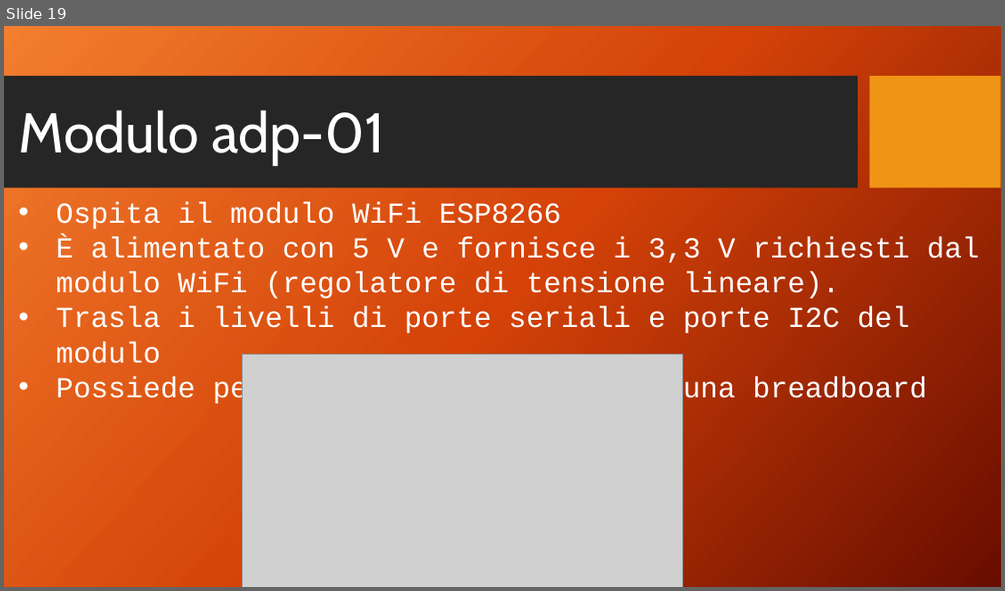
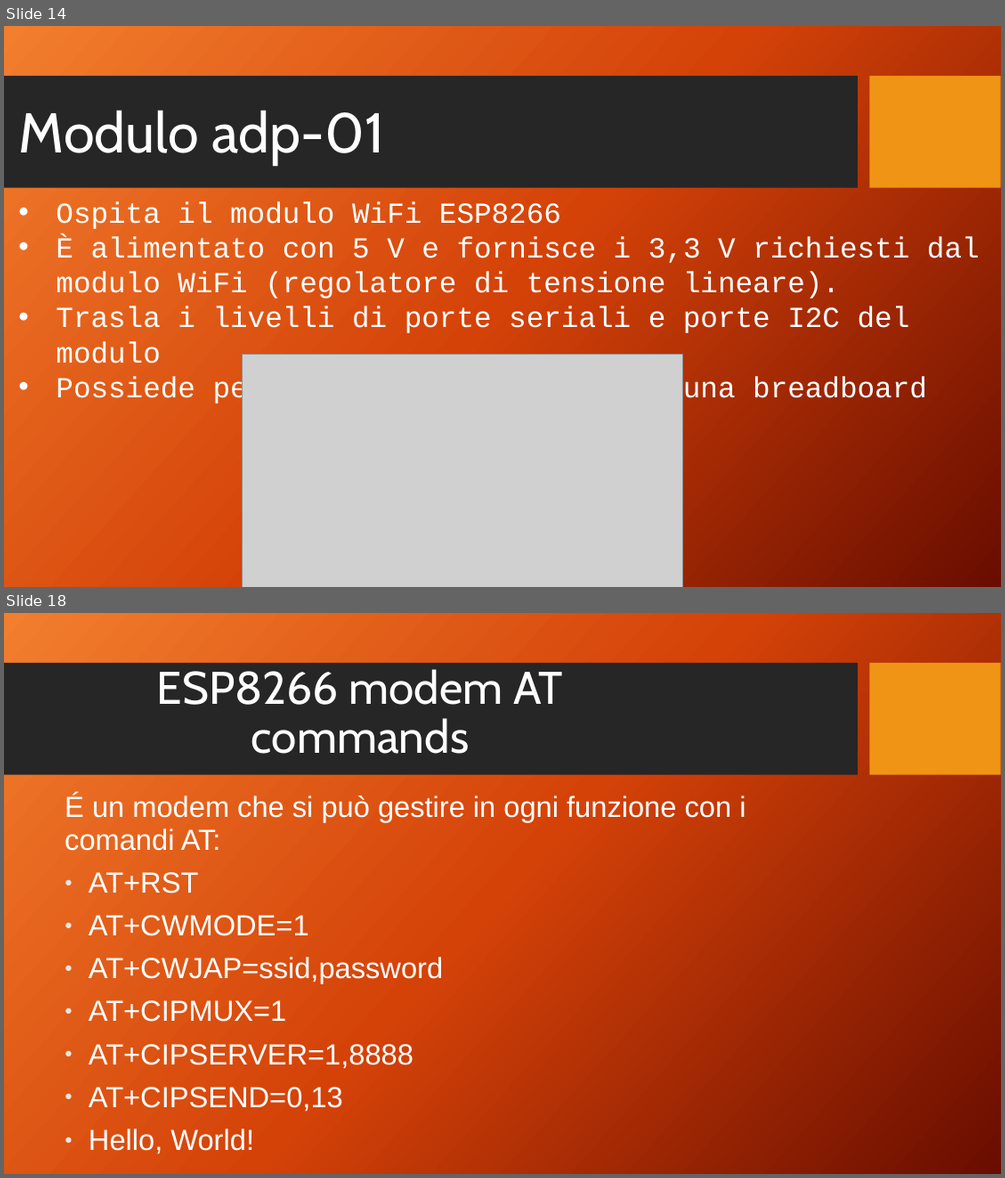
Before and after one commit to sebastianomelita/seismolab, a slide deck: files/seismoclouddevice-arduino-master/PROGGETTO SAPIENZA .pptx. Shown one above the other, each under a label of ours: slide 19 before the commit, slides 14 and 18 after it; the slides between them are not shown. The pictures are 1005x591 and 1005x1178 pixels, drawn with LibreOffice and Linux fonts; fonts in the diff are those of the drawing; grey boxes stand for pictures; background and template pictures are left out. Boxes give left, top, right and bottom in pixels: in the first picture for what was removed or moved away, otherwise in the second. Text is boxed around its words. In the diff, an @@ line names an element or a change of style, - is before the commit and + after.

```diff
--- a/files/seismoclouddevice-arduino-master/PROGGETTO SAPIENZA .pptx
+++ b/files/seismoclouddevice-arduino-master/PROGGETTO SAPIENZA .pptx
@@ slide 18 added at <box>4,613,1001,1174</box>, background picture (left out); not listed: 2 template elements that a slide beside it also shows @@
@@ title added at <box>157,669,563,754</box>, 44 pt, text #FFFFFF @@
+ESP8266 modem AT commands
@@ text added at <box>65,794,745,1111</box>, 28 pt, text #FFFFFF @@
+É un modem che si può gestire in ogni funzione con i comandi AT:
+● AT+RST
+● AT+CWMODE=1
+● AT+CWJAP=ssid,password
+● AT+CIPMUX=1
+● AT+CIPSERVER=1,8888
+● AT+CIPSEND=0,13
+● Hello, World!
@@ what was slide 19 is now slide 14 @@
```
Also in this commit, not shown: 1 slide changed, 3 other slides added, 2 slides removed.
